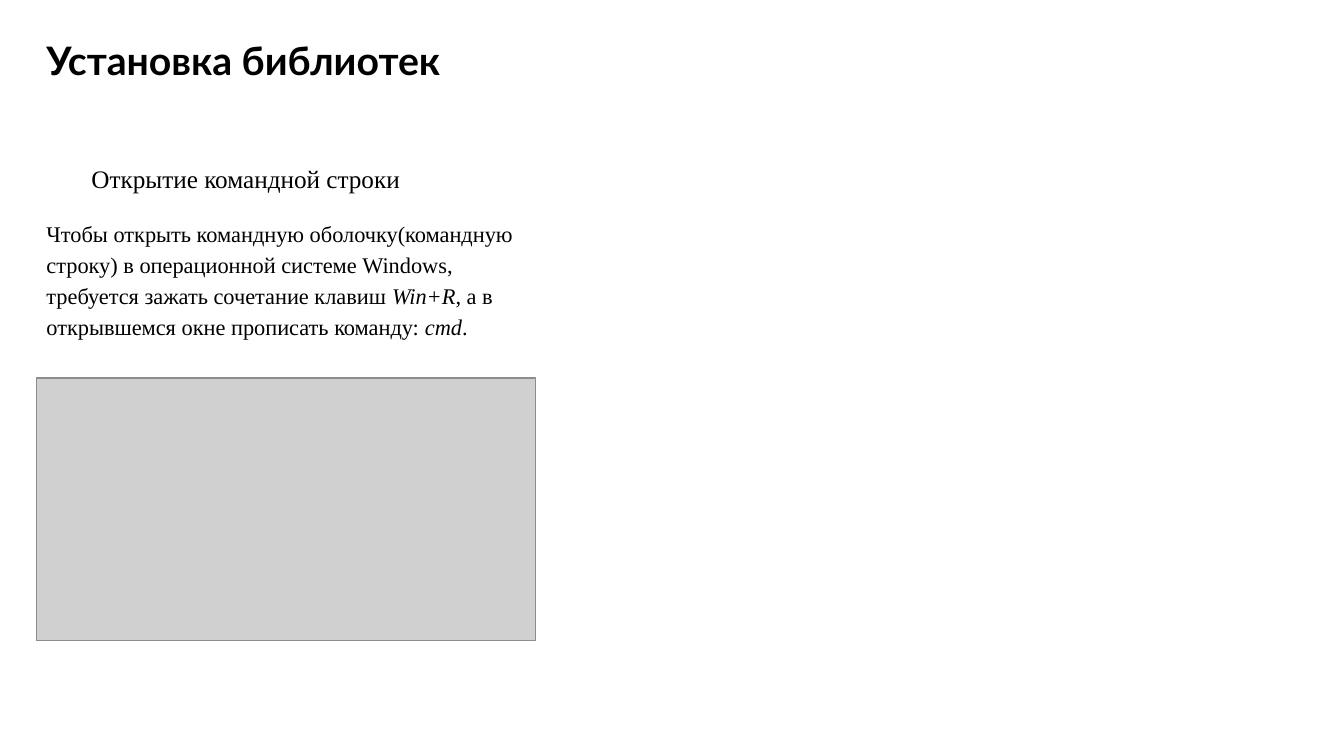
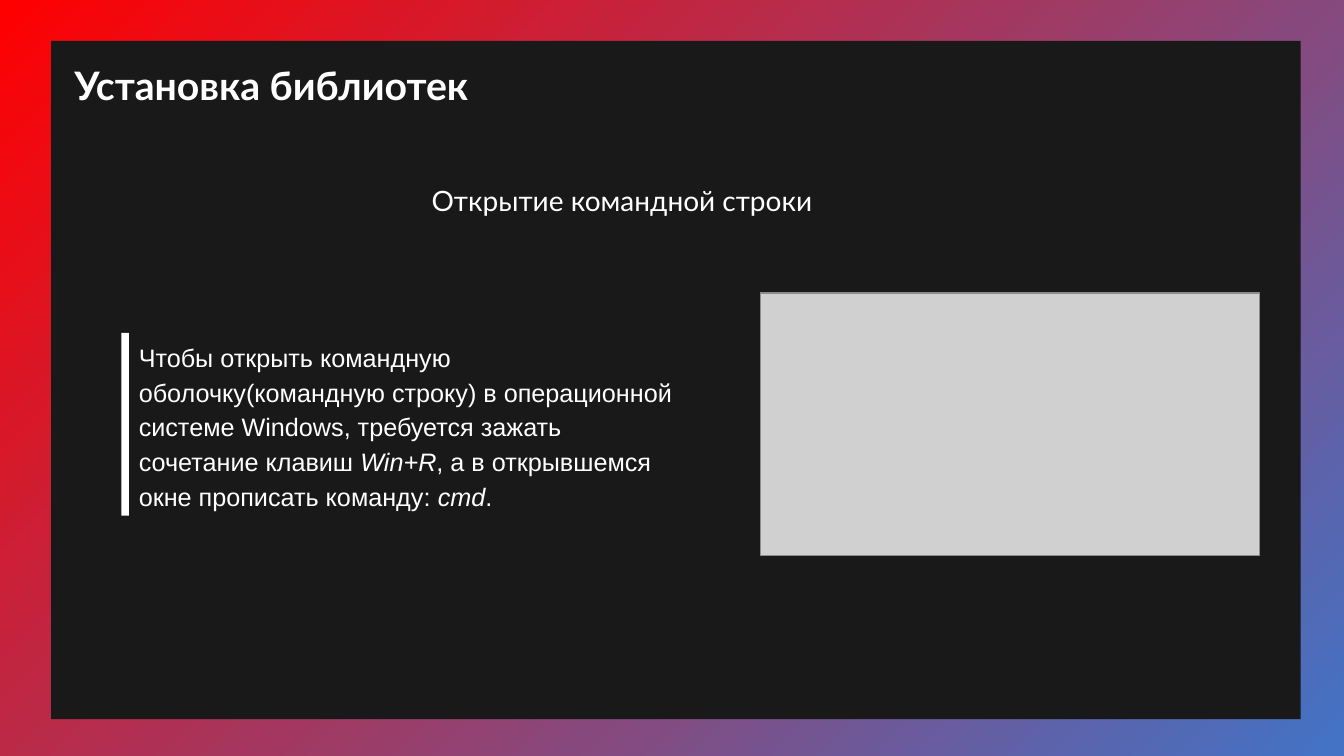
Before and after one commit to FFlop235/School_Project, a slide deck: slide 12 of Анализ оценок из Сетевого Города.pptx. Drawn at 1344x756 pixels with LibreOffice and Linux fonts; fonts in the diff are those of the drawing; grey boxes stand for pictures; background and template pictures are left out. Boxes give left, top, right and bottom in pixels: in the first picture for what was removed or moved away, otherwise in the second. Text is boxed around its words. In the diff, an @@ line names an element or a change of style, - is before the commit and + after.

```diff
--- a/Анализ оценок из Сетевого Города.pptx
+++ b/Анализ оценок из Сетевого Города.pptx
@@ background #FFFFFF to gradient #FF0000 to #4472C4 @@
@@ rectangle added at box(51, 40, 1302, 719), fill #191919 @@
@@ text "Установка библиотек": place and size @@
-text "Установка библиотек" at box(46, 46, 441, 76)
+text "Установка библиотек" at box(74, 71, 469, 101)
@@ text "Установка библиотек" at box(74, 71, 469, 101): text colour #000000 to #FFFFFF @@
@@ text "Открытие командной строки": place and size @@
-text "Открытие командной строки" at box(91, 170, 399, 194)
+text "Открытие командной строки" at box(432, 190, 812, 216)
@@ text "Открытие командной строки" at box(432, 190, 812, 216): size 18 to 20 pt, font Times New Roman to Lato, text colour #000000 to #FFFFFF @@
@@ picture: place and size @@
-picture at box(36, 378, 535, 640)
+picture at box(761, 293, 1260, 556)
@@ rectangle added at box(121, 333, 128, 515), fill #FFFFFF @@
@@ text "Чтобы открыть командную оболочку(командную строку) ...": place and size @@
-text "Чтобы открыть командную оболочку(командную строку) ..." at box(46, 226, 513, 340)
+text "Чтобы открыть командную оболочку(командную строку) ..." at box(139, 348, 672, 512)
@@ text "Чтобы открыть командную оболочку(командную строку) ..." at box(139, 348, 672, 512): size 16 to 18 pt, font Times New Roman to Arial, text colour #000000 to #FFFFFF @@
```
Also in this commit, not shown: 8 other slides changed, 4 slides added, 4 slides removed, 5 other files.
